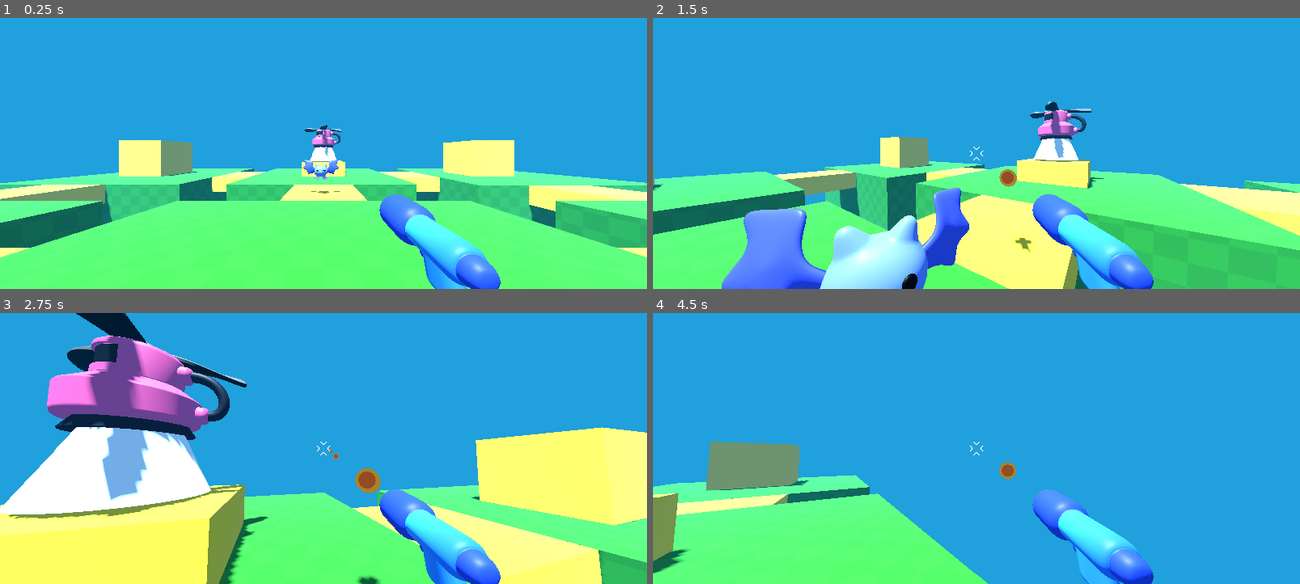
Above: before the commit, frames 1-4 (two rows, left to right).
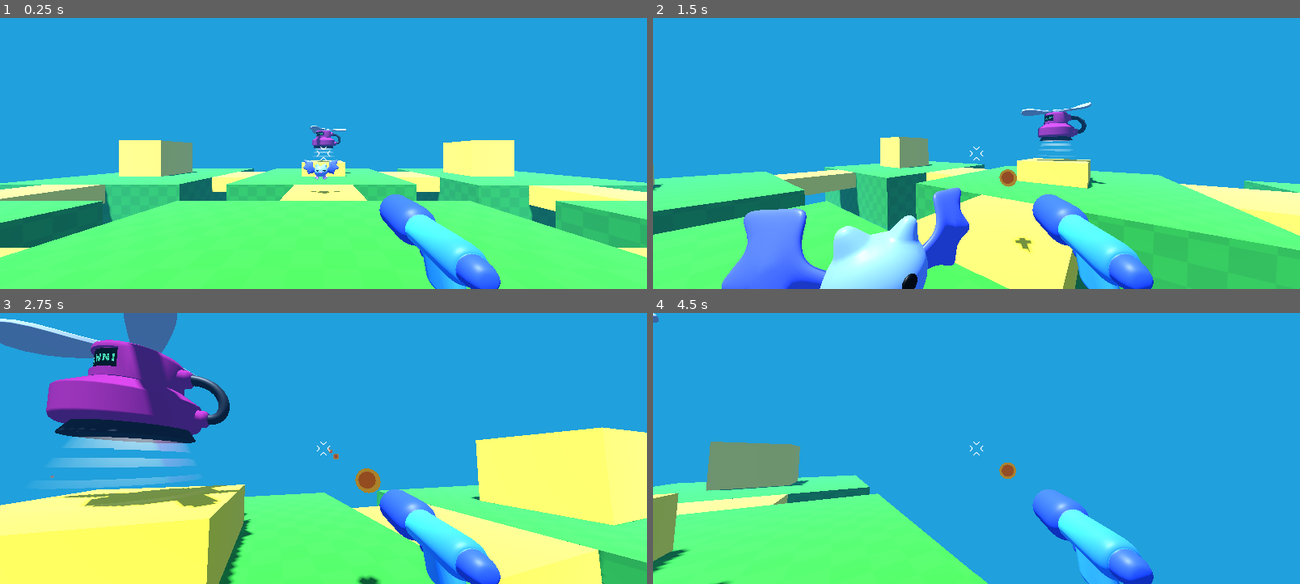
Above: after the commit, the same moments.

Repository: aloepker/first-practice-3d-game-project
Game: Godot game, scene res://game.tscn
The game is run twice, just before and just after one commit, with the same random seed, the same clock (stepped at 60 frames per second) and the same inputs.
Inputs (mouse positions are in pixels of both pictures, inside the frame that each line leads up to):
- Up to frame 1 (0.25 s): no input
- Up to frame 2 (1.5 s): move the mouse to (1008, 153) at 0.52 s; hold Right mouse button (shoot) 0.53-1.28 s; hold W (move_forward) from 0.53 s (still down); tap Space (jump) at 0.77 s; move the mouse to (944, 153) at 1.27 s; right-click (944, 153) at 1.35 s
- Up to frame 3 (2.75 s): keep holding W (move_forward); tap Space (jump) at 1.52 s; move the mouse to (336, 443) at 2.02 s; hold Right mouse button (shoot) from 2.03 s (still down)
- Up to frame 4 (4.5 s): keep holding W (move_forward); move the mouse to (970, 453) at 2.77 s; release Right mouse button (shoot) at 2.78 s; right-click (970, 453) at 2.85 s; tap Space (jump) at 3.02, 3.77 s; move the mouse to (1021, 451) at 3.52 s; hold Right mouse button (shoot) 3.53-4.28 s; move the mouse to (924, 445) at 4.27 s; right-click (924, 445) at 4.35 s

The runs differ from the first frame. In frame 1, 0.4% of the frame differs, in the area x 47-55%, y 39-58%; in frame 2, 1.2%; in frame 3, 17%, in the area x 0-42%, y 0-82%; in frame 4, 0.1%.

Commit message:
updated the appearance of the spawner with prebuilt shaders and set an animation for the propeller to spin as well. looking good so far

Diff:
--- a/mob/spawner/mob_spawner_3d.tscn
+++ b/mob/spawner/mob_spawner_3d.tscn
@@ -1,15 +1,15 @@
 [gd_scene format=3 uid="uid://cupxspq3165k5"]
 
 [ext_resource type="Script" uid="uid://dtty1g67g3mpr" path="res://mob/spawner/mob_spawner_3d.gd" id="1_ewxdg"]
-[ext_resource type="PackedScene" uid="uid://dawws4ufb53cr" path="res://mob/spawner/spawner_model.glb" id="1_geb6p"]
 [ext_resource type="PackedScene" uid="uid://dpbl8w0mx1cs3" path="res://mob/mob.tscn" id="2_y27t3"]
+[ext_resource type="PackedScene" uid="uid://dsm5o2mlkomfb" path="res://mob/spawner/spawner_model.tscn" id="3_y27t3"]
 
 [node name="MobSpawner3D" type="Node3D" unique_id=597234274]
 script = ExtResource("1_ewxdg")
 mob_to_spawn = ExtResource("2_y27t3")
 
-[node name="spawner_model" parent="." unique_id=432924396 instance=ExtResource("1_geb6p")]
-transform = Transform3D(1, 0, 0, 0, 1, 0, 0, 0, 1, 0, 1.6459353, 0)
+[node name="spawner_model" parent="." unique_id=432924396 instance=ExtResource("3_y27t3")]
+transform = Transform3D(1, 0, 0, 0, 1, 0, 0, 0, 1, 0, 1.5844803, 0)
 
 [node name="Marker3D" type="Marker3D" parent="." unique_id=1720252313]
 unique_name_in_owner = true
--- /dev/null
+++ b/mob/spawner/spawner_model.tscn
@@ -0,0 +1,75 @@
+[gd_scene format=3 uid="uid://dsm5o2mlkomfb"]
+
+[ext_resource type="PackedScene" uid="uid://dawws4ufb53cr" path="res://mob/spawner/spawner_model.glb" id="1_bk78j"]
+[ext_resource type="Shader" uid="uid://cfnwyva3u4qeb" path="res://mob/spawner/spawner_halo.gdshader" id="2_lvlhh"]
+[ext_resource type="Material" uid="uid://bh1ego7bi1olb" path="res://mob/spawner/spawner_screen_material.tres" id="3_p6j4b"]
+
+[sub_resource type="ShaderMaterial" id="ShaderMaterial_7jktm"]
+render_priority = 0
+shader = ExtResource("2_lvlhh")
+shader_parameter/color = Color(0.65322834, 0.30132064, 0.8551638, 1)
+
+[sub_resource type="StandardMaterial3D" id="StandardMaterial3D_ryrav"]
+albedo_color = Color(0.7752635, 0.22075197, 0.5725744, 1)
+metallic = 0.5
+roughness = 0.0
+
+[sub_resource type="StandardMaterial3D" id="StandardMaterial3D_eow3j"]
+albedo_color = Color(0.96442026, 0.964914, 0.96442, 1)
+metallic = 0.69
+metallic_specular = 1.0
+roughness = 0.12
+
+[sub_resource type="Animation" id="Animation_rug3p"]
+length = 0.001
+tracks/0/type = "value"
+tracks/0/imported = false
+tracks/0/enabled = true
+tracks/0/path = NodePath("Top:rotation")
+tracks/0/interp = 1
+tracks/0/loop_wrap = true
+tracks/0/keys = {
+"times": PackedFloat32Array(0),
+"transitions": PackedFloat32Array(1),
+"update": 0,
+"values": [Vector3(0, 0, 0)]
+}
+
+[sub_resource type="Animation" id="Animation_2xi82"]
+resource_name = "prop_rotation"
+loop_mode = 1
+tracks/0/type = "value"
+tracks/0/imported = false
+tracks/0/enabled = true
+tracks/0/path = NodePath("Top:rotation")
+tracks/0/interp = 1
+tracks/0/loop_wrap = true
+tracks/0/keys = {
+"times": PackedFloat32Array(0, 1),
+"transitions": PackedFloat32Array(1, 1),
+"update": 0,
+"values": [Vector3(0, 0, 0), Vector3(0, 6.2831855, 0)]
+}
+
+[sub_resource type="AnimationLibrary" id="AnimationLibrary_yhm21"]
+_data = {
+&"RESET": SubResource("Animation_rug3p"),
+&"prop_rotation": SubResource("Animation_2xi82")
+}
+
+[node name="spawner_model" unique_id=432924396 instance=ExtResource("1_bk78j")]
+
+[node name="halo" parent="." index="0" unique_id=569219537]
+material_override = SubResource("ShaderMaterial_7jktm")
+
+[node name="Body" parent="." index="1" unique_id=392415494]
+surface_material_override/0 = SubResource("StandardMaterial3D_ryrav")
+surface_material_override/1 = ExtResource("3_p6j4b")
+
+[node name="Top" parent="." index="2" unique_id=452159728]
+transform = Transform3D(0.99999994, 0, 0, 0, 1, 0, 0, 0, 0.99999994, 0, 0.78395706, 0)
+material_override = SubResource("StandardMaterial3D_eow3j")
+
+[node name="AnimationPlayer" type="AnimationPlayer" parent="." index="3" unique_id=963356264]
+libraries/ = SubResource("AnimationLibrary_yhm21")
+autoplay = &"prop_rotation"
